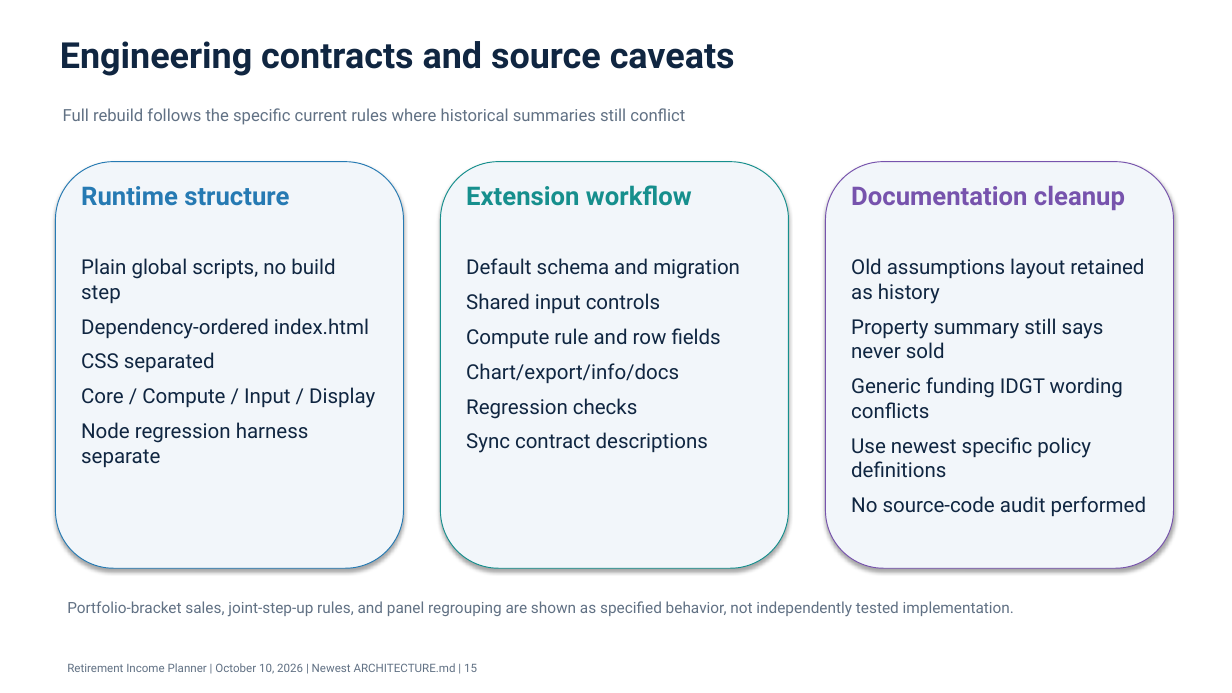
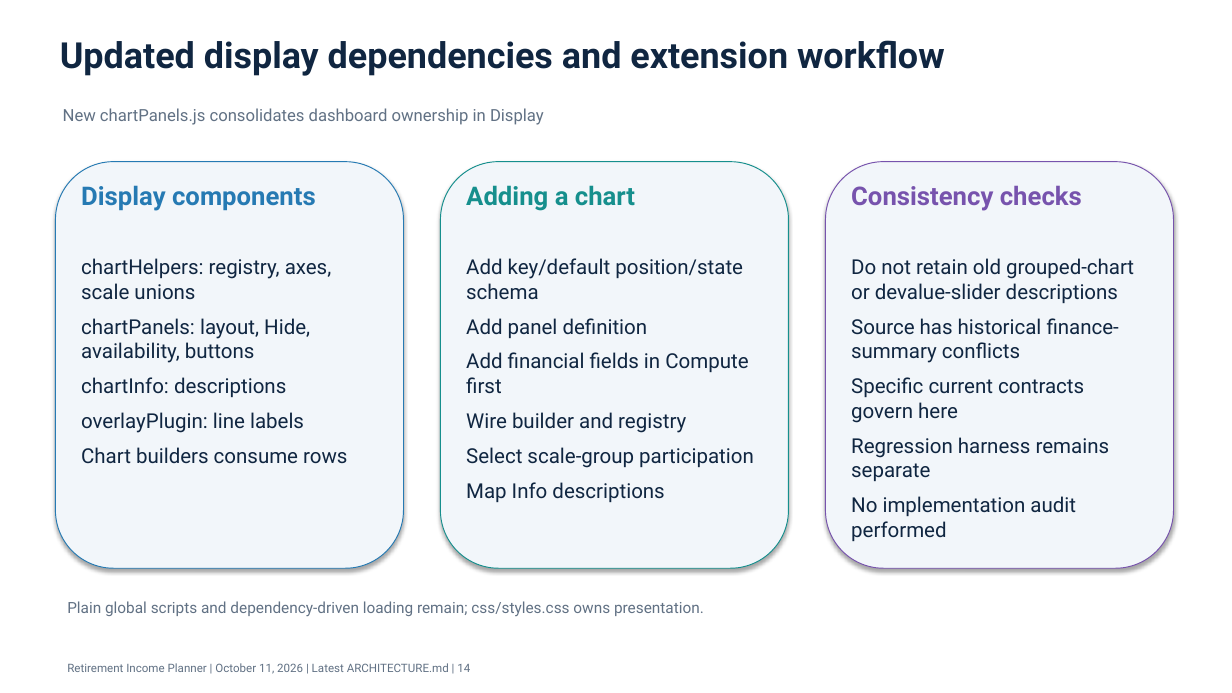
Before and after one commit to howardc64/retirefin, a slide deck: slide 14 of docs/retirement_income_planner_architecture.pptx (slide 15 before the commit). Drawn at 1232x693 pixels with LibreOffice and Linux fonts; fonts in the diff are those of the drawing. Boxes give left, top, right and bottom in pixels: in the first picture for what was removed or moved away, otherwise in the second. Text is boxed around its words. In the diff, an @@ line names an element or a change of style, - is before the commit and + after.

```diff
--- a/docs/retirement_income_planner_architecture.pptx
+++ b/docs/retirement_income_planner_architecture.pptx
@@ text at (60,40,945,76): text changed @@
-Engineering contracts and source caveats
+Updated display dependencies and extension workflow
@@ text at (63,108,544,125): text changed @@
-Full rebuild follows the specific current rules where historical summaries still conflict
+New chartPanels.js consolidates dashboard ownership in Display
@@ text at (81,185,316,211): text changed @@
-Runtime structure
+Display components
@@ text at (466,185,635,211): text changed @@
-Extension workflow
+Adding a chart
@@ text at (851,185,1082,211): text changed @@
-Documentation cleanup
+Consistency checks
@@ text at (81,258,347,464): text changed @@
-Plain global scripts, no build step
-Dependency-ordered index.html
-CSS separated
-Core / Compute / Input / Display
-Node regression harness separate
+chartHelpers: registry, axes, scale unions
+chartPanels: layout, Hide, availability, buttons
+chartInfo: descriptions
+overlayPlugin: line labels
+Chart builders consume rows
@@ text at (466,258,754,502): text changed @@
-Default schema and migration
-Shared input controls
-Compute rule and row fields
-Chart/export/info/docs
-Regression checks
-Sync contract descriptions
+Add key/default position/state schema
+Add panel definition
+Add financial fields in Compute first
+Wire builder and registry
+Select scale-group participation
+Map Info descriptions
@@ text at (851,258,1134,541): text changed @@
-Old assumptions layout retained as history
-Property summary still says never sold
-Generic funding IDGT wording conflicts
-Use newest specific policy definitions
-No source-code audit performed
+Do not retain old grouped-chart or devalue-slider descriptions
+Source has historical finance-summary conflicts
+Specific current contracts govern here
+Regression harness remains separate
+No implementation audit performed
@@ text at (67,601,704,616): text changed @@
-Portfolio-bracket sales, joint-step-up rules, and panel regrouping are shown as specified behavior, not independently tested implementation.
+Plain global scripts and dependency-driven loading remain; css/styles.css owns presentation.
@@ text at (67,663,470,674): text changed @@
-Retirement Income Planner | October 10, 2026 | Newest ARCHITECTURE.md | 15
+Retirement Income Planner | October 11, 2026 | Latest ARCHITECTURE.md | 14
```
Also in this commit, not shown: 6 other slides changed, 7 slides added, 8 slides removed, 20 other files.
